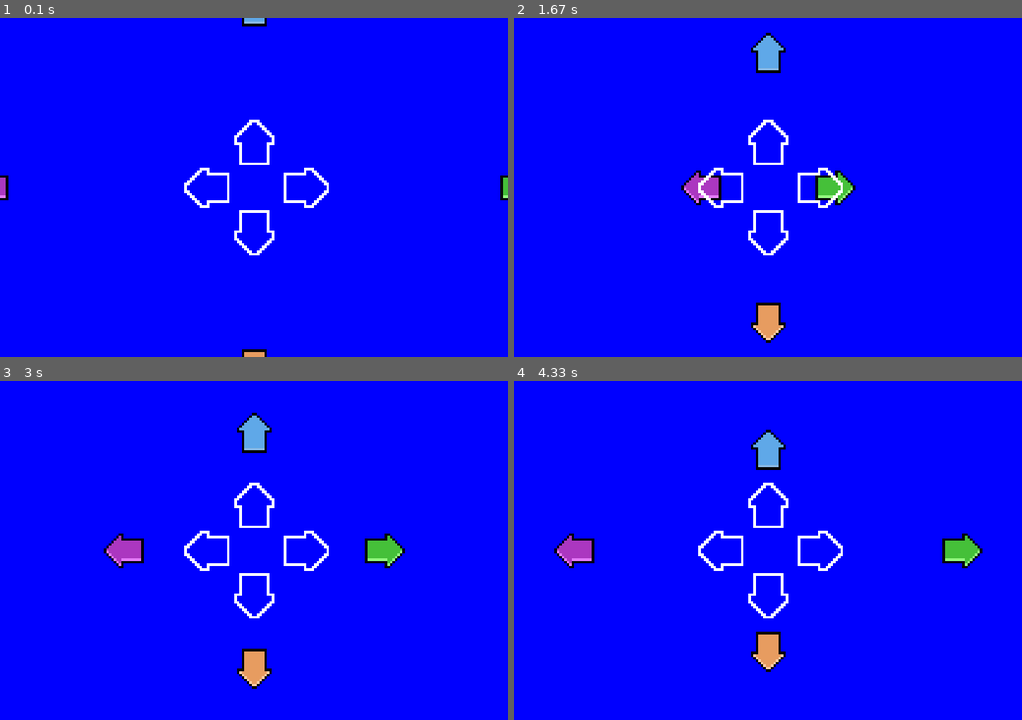
Above: before the commit, frames 1-4 (two rows, left to right).
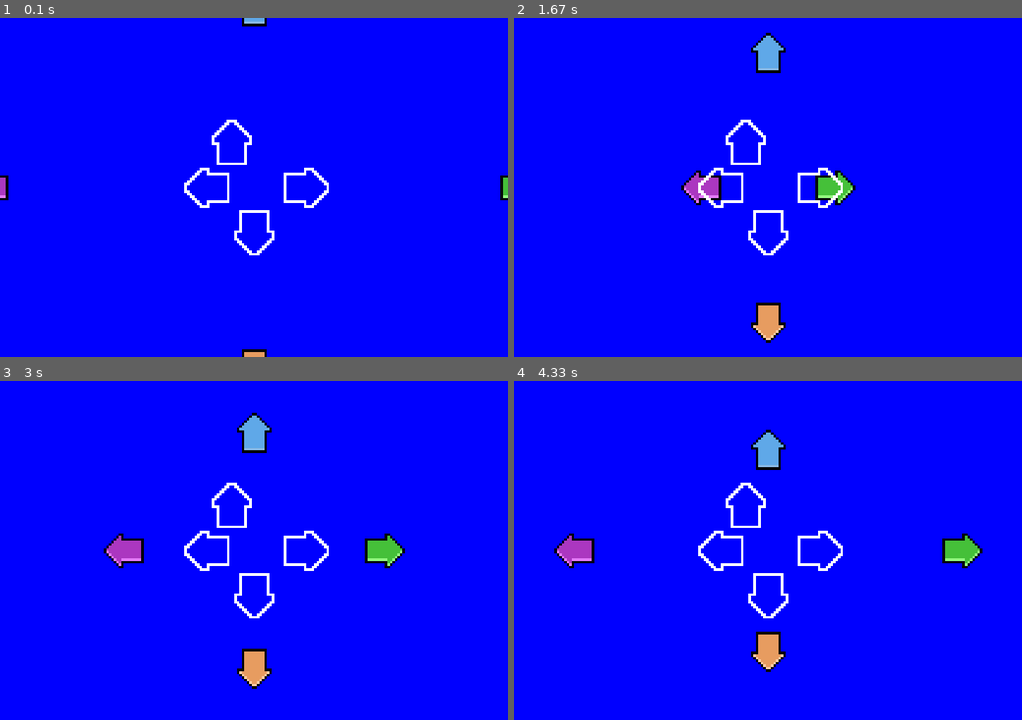
Above: after the commit, the same moments.

Repository: EnzoLuidge/PyGame
Game: pygame game, started from Jogo.py
Two runs of this game, one before a commit and one after it. Both use one fixed random seed, a clock stepped at 60 frames per second and the inputs below.
Inputs:
- Up to frame 1 (0.1 s): no input
- Up to frame 2 (1.67 s): tap Enter at 0.33 s
- Up to frame 3 (3 s): no input
- Up to frame 4 (4.33 s): no input

The runs differ from the first frame. In frame 1, 0.4% of the frame differs, in the area x 41-55%, y 30-44%; in frame 2, 0.4%; in frame 3, 0.4%; in frame 4, 0.4%.

Commit message:
todas as classes

Diff:
--- a/Jogo.py
+++ b/Jogo.py
@@ -111,6 +111,26 @@
         self.rect.x = 325-button_width
         self.rect.y = button_y
 
+class seta_up_space(pygame.sprite.Sprite):
+    def __init__(self):
+        self.image = assets['up_space']
+        self.rect = self.image.get_rect()
+        self.rect.x = 360-button_width
+        self.rect.y = button_y-button_width
+
+class seta_down_space(pygame.sprite.Sprite):
+    def __init__(self):
+        self.image = assets['down_space']
+        self.rect = self.image.get_rect()
+        self.rect.x = 360-button_width/2
+        self.rect.y = button_y+button_width
+
+class seta_right_space(pygame.sprite.Sprite):
+    def __init__(self):
+        self.image = assets['right_space']
+        self.rect = self.image.get_rect()
+        self.rect.x = 370+button_width/2
+        self.rect.y = button_y
 
 game = True
 
@@ -127,7 +147,9 @@
 setaright = seta_right()
 setaup = seta_up()
 setaleftspace = seta_left_space()
-
+setaupspace = seta_up_space()
+setarightspace = seta_right_space()
+setadownspace = seta_down_space()
 
 
 while game:
@@ -139,11 +161,6 @@
     for event in pygame.event.get():
         if event.type == pygame.QUIT:
             game = False
-    if event.type == pygame.KEYDOWN:
-        window.blit(assets['left'], (button_x,button_y))
-
-    if button_x >=360-button_width:
-        button_x = -button_width
 
     ##dando update nas classes de seta
     setaleft.update()
@@ -159,10 +176,11 @@
     window.blit(setaright.image,setaright.rect)
     window.blit(setadown.image,setadown.rect)
 
+    ##mostrando a imagem das setas vazias
     window.blit(setaleftspace.image, setaleftspace.rect)
-    window.blit(assets['up_space'], (360-button_width/2,button_y-button_width))
-    window.blit(assets['down_space'], (360-button_width/2,button_y+button_width))
-    window.blit(assets['right_space'], (370+button_width/2,button_y))
+    window.blit(setaupspace.image,setaupspace.rect)
+    window.blit(setadownspace.image,setadownspace.rect)
+    window.blit(setarightspace.image, setarightspace.rect)
 
 
 
